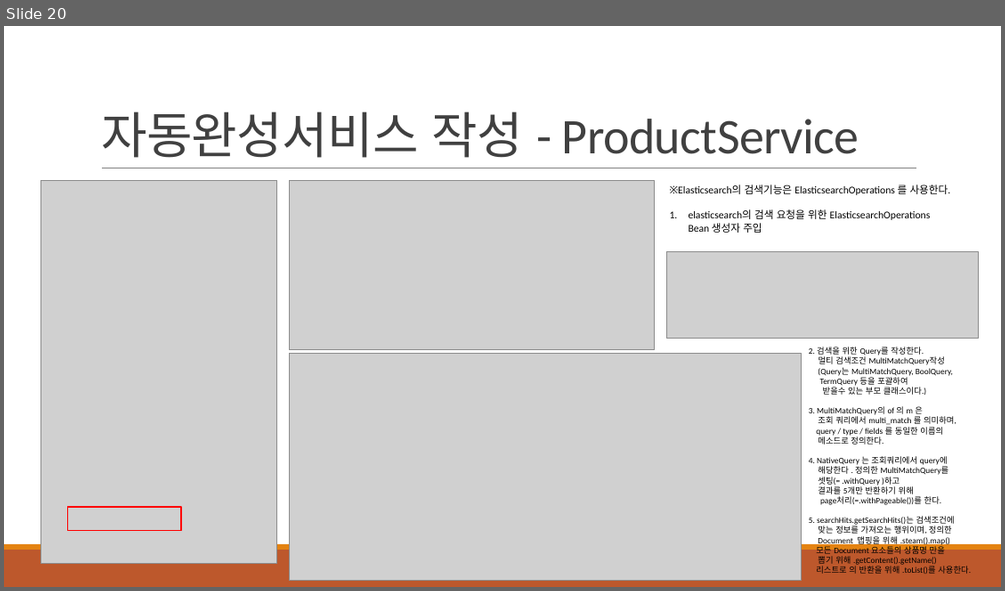
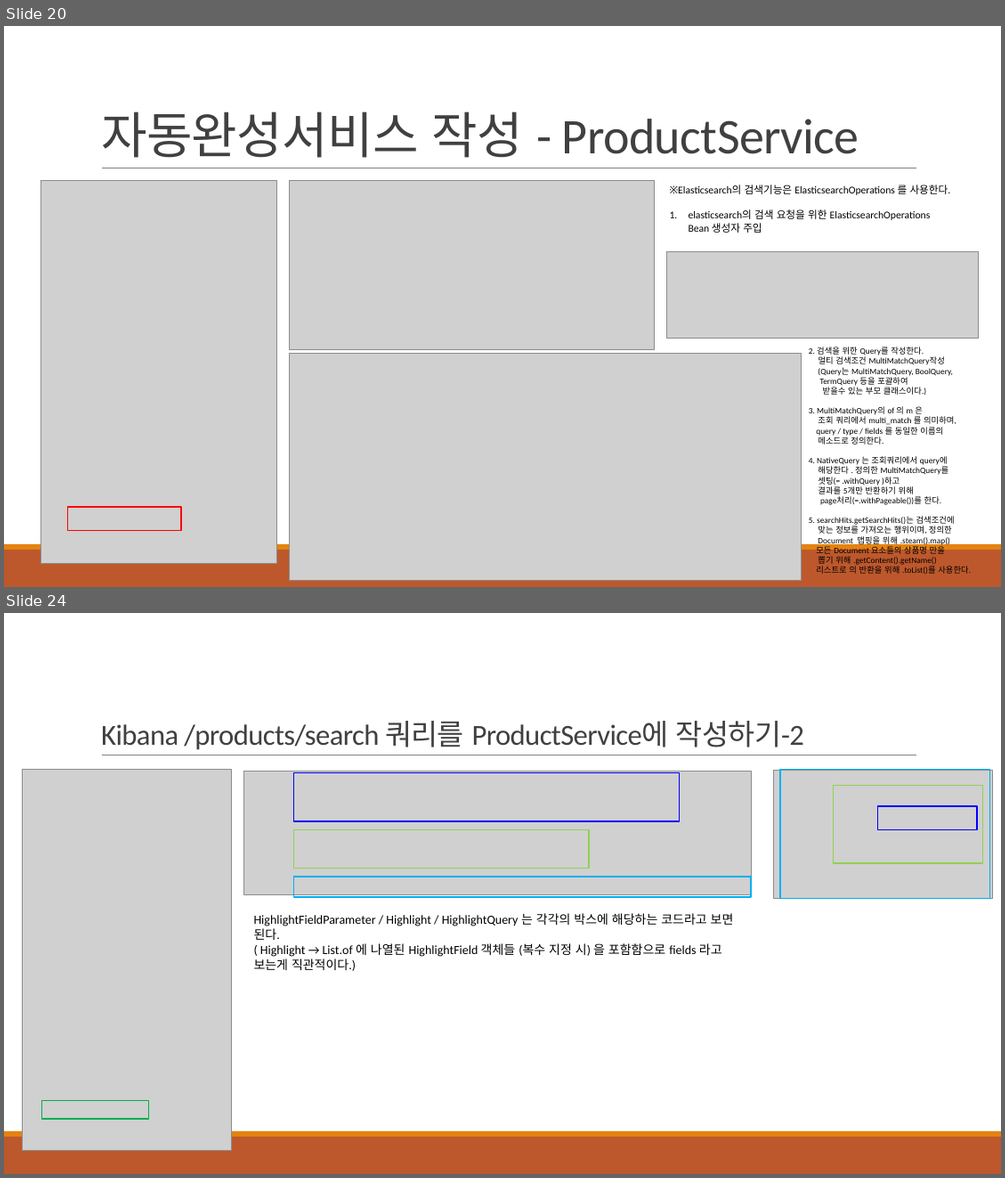
Before and after one commit to khb3025/study-elasticsearch, a slide deck: ppt/7.SpringBoot - ElasticSearch 도입.pptx. Shown one above the other, each under a label of ours: slide 20 before the commit, slides 20 and 24 after it; the slides between them are not shown. The pictures are 1005x591 and 1005x1178 pixels, drawn with LibreOffice and Linux fonts; fonts in the diff are those of the drawing; grey boxes stand for pictures. Boxes give left, top, right and bottom in pixels: in the first picture for what was removed or moved away, otherwise in the second. Text is boxed around its words. In the diff, an @@ line names an element or a change of style, - is before the commit and + after.

Commit message:
feat : 검색 기능(kibana검색쿼리) SpringBoot 작성

```diff
--- a/ppt/7.SpringBoot - ElasticSearch 도입.pptx
+++ b/ppt/7.SpringBoot - ElasticSearch 도입.pptx
@@ slide 24 added at [4,613,1001,1174], background #FFFFFF; not listed: 3 template elements that a slide beside it also shows @@
@@ title added at [101,721,804,750], 28 pt, text #404040 @@
+Kibana /products/search 쿼리를 ProductService에 작성하기-2
@@ picture added at [22,770,231,1150] @@
@@ picture added at [244,771,751,895] @@
@@ picture added at [774,770,993,899] @@
@@ rectangle added at [780,770,989,899], outline #00B0F0 1.25 pt @@
@@ rectangle added at [293,773,680,821], outline #0000FF 1.25 pt @@
@@ rectangle added at [833,785,983,863], outline #92D050 1.25 pt @@
@@ rectangle added at [878,806,978,829], outline #0000FF 1.25 pt @@
@@ rectangle added at [293,830,589,868], outline #92D050 1.25 pt @@
@@ rectangle added at [293,876,751,896], outline #00B0F0 1.25 pt @@
@@ text added at [254,913,734,971], 12 pt, text #000000 @@
+HighlightFieldParameter / Highlight / HighlightQuery 는 각각의 박스에 해당하는 코드라고 보면 된다.
+( Highlight → List.of 에 나열된 HighlightField 객체들 (복수 지정 시) 을 포함함으로 fields 라고 보는게 직관적이다.)
@@ rectangle added at [42,1101,149,1119], outline #00B050 1.25 pt @@
```
Also in this commit, not shown: 4 other slides added, 4 other files.
